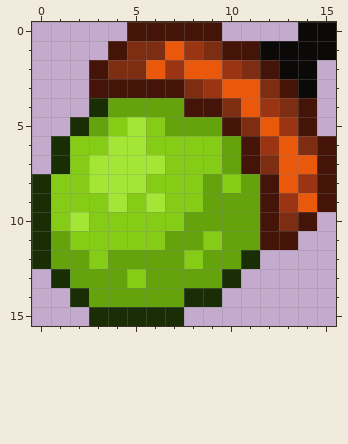
One commit to this pixel-art sprite: assets/images/favicon.png. Above is the file before it was changed.
The file is 128x128 pixels, drawn in blocks of 8x8; one block is one cell here.
And afterwards:
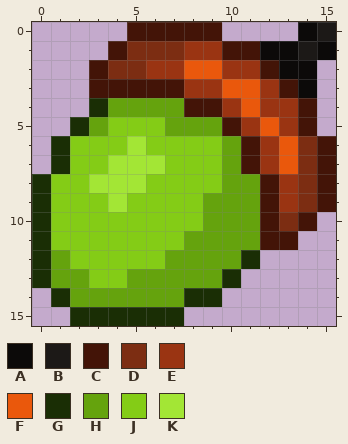
Palette (. is transparent): A #0c0a09  B #1c1917  C #431407  D #7c2d12  E #9a3412  F #ea580c  G #1a2e05  H #65a30d  J #84cc16  K #a3e635
The edit:
@@ x 0..15 @@
- 0 .....CCCCC....AA
- 1 ....CDDFEDCCAAAA
- 2 ...CDDFEFFEDCAA.
- 3 ...CCCCCDEFFDCA.
- 4 ...GHHHHCCDFEDC.
- 5 ..GHJKJHHHCDFEC.
- 6 .GJJKKJJJJHCEFDC
- 7 .GJKKKKJJJHCDFFC
- 8 GJJKKKJJJHJHCFEC
- 9 GJJJKJKJJHHHCEFC
-10 GJKJJJJJHHHHCDC.
-11 GHJJJJJHHJHHCC..
-12 GHHJHHHHJHHG....
-13 .GHHHJHHHHG.....
-14 ..GHHHHHGG......
-15 ...GGGGG........
+ 0 .....CCCCC....AB
+ 1 ....CDDDEECCAABA
+ 2 ...CDDEEFFEECAA.
+ 3 ...CCCCCEEFFECA.
+ 4 ...GHHHHCCEFEEC.
+ 5 ..GHJJJHHHCEFEC.
+ 6 .GJJJKJJJJHCEFDC
+ 7 .GJJKKKJJJHCEFDC
+ 8 GJJKKKJJJJHHCEDC
+ 9 GJJJKJJJJHHHCEDC
+10 GJJJJJJJJHHHCDC.
+11 GJJJJJJJHHHHCC..
+12 GHJJJJJHHHHG....
+13 GHHJJHHHHHG.....
+14 .GHHHHHHGG......
+15 ..GGGGGG........
